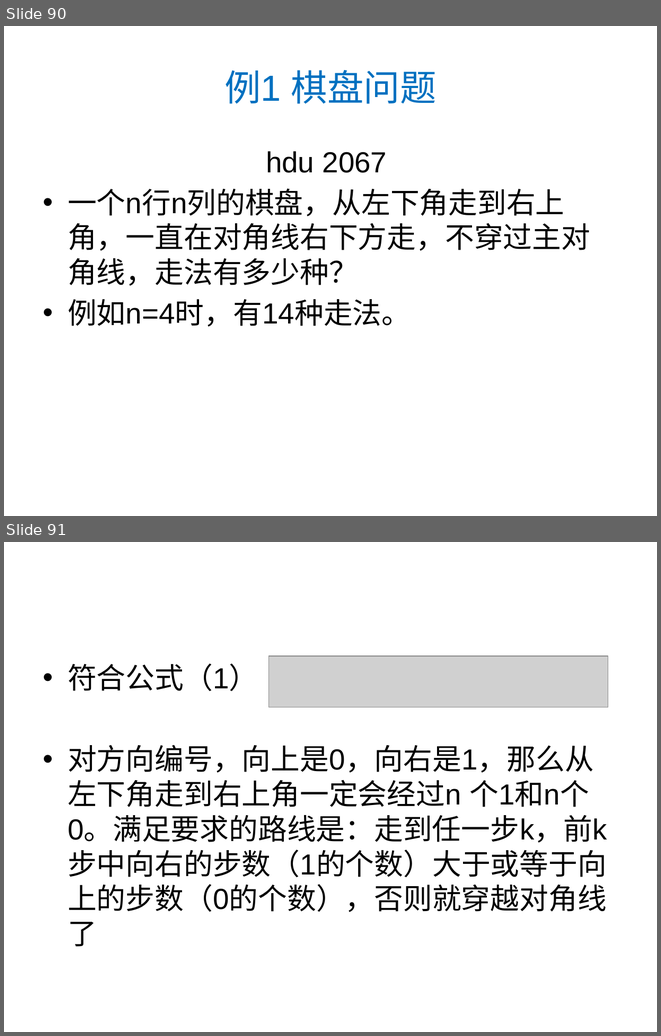
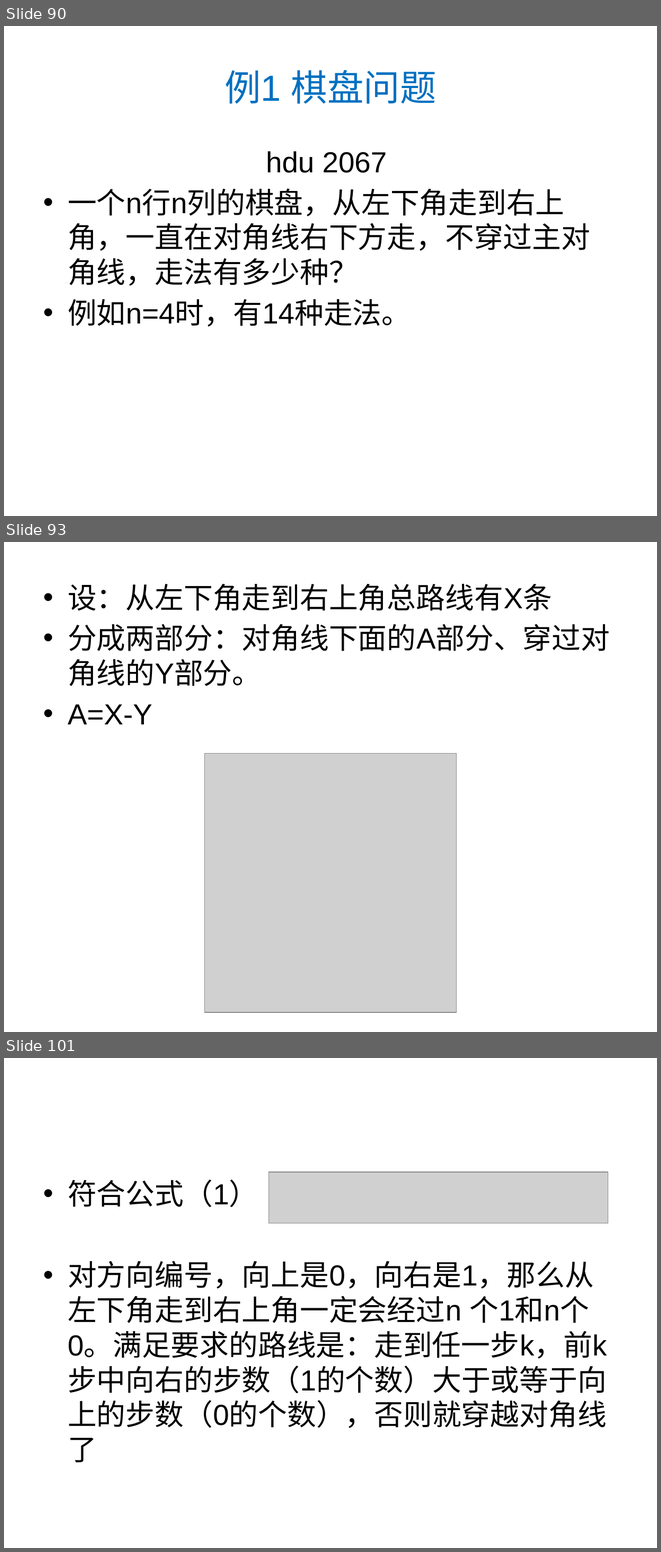
Before and after one commit to luoyongjun999/code, a slide deck: 第8章数学.pptx. Shown one above the other, each under a label of ours: slides 90 and 91 before the commit, slides 90, 93 and 101 after it; the slides between them are not shown. The pictures are 661x1036 and 661x1552 pixels, drawn with LibreOffice and Linux fonts; fonts in the diff are those of the drawing; grey boxes stand for pictures. Boxes give left, top, right and bottom in pixels: in the first picture for what was removed or moved away, otherwise in the second. Text is boxed around its words. In the diff, an @@ line names an element or a change of style, - is before the commit and + after.

```diff
--- a/第8章数学.pptx
+++ b/第8章数学.pptx
@@ slide 93 added at box(4, 542, 657, 1032), background #FFFFFF @@
@@ text added at box(68, 584, 610, 724), 32 pt, text #000000 @@
+• 设：从左下角走到右上角总路线有X条
+• 分成两部分：对角线下面的A部分、穿过对角线的Y部分。
+• A=X-Y
@@ picture added at box(204, 753, 457, 1012) @@
@@ what was slide 91 is now slide 101 @@
```
Also in this commit, not shown: 9 other slides added, 1 other file.
